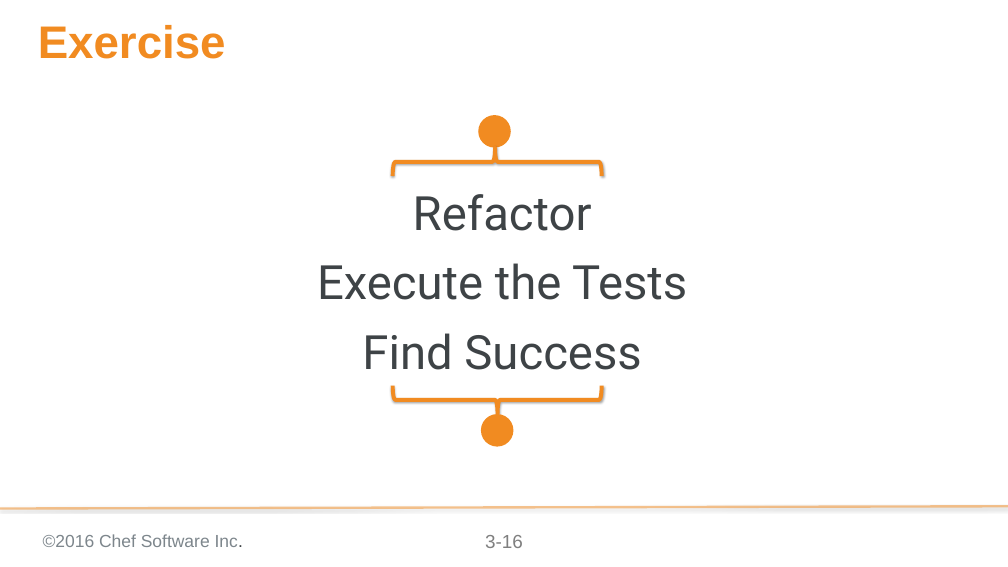
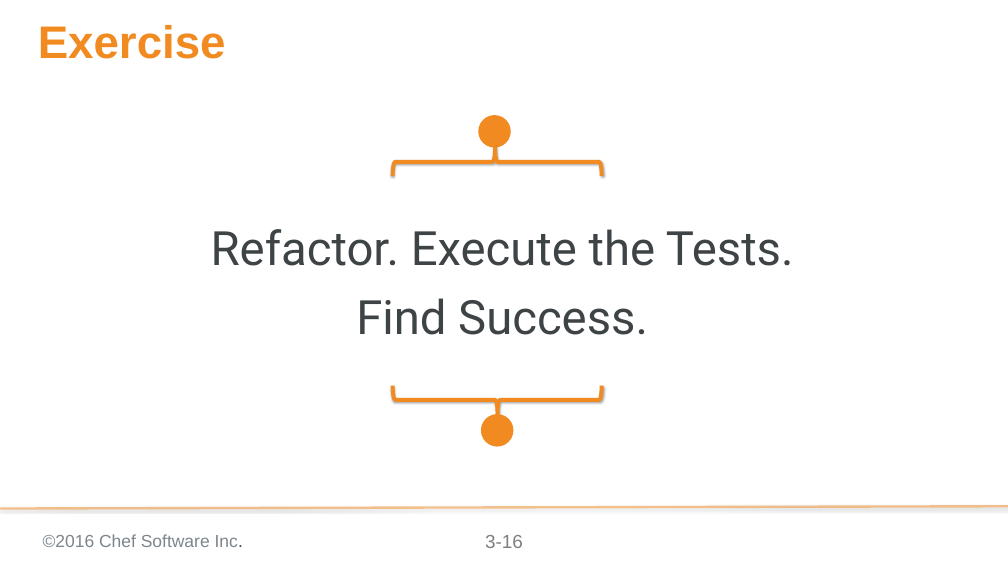
Before and after one commit to chef-training/elegant_tests, a slide deck: slide 16 of 03-let.pptx. Drawn at 1008x567 pixels with LibreOffice and Linux fonts; fonts in the diff are those of the drawing; background and template pictures are left out. Boxes give left, top, right and bottom in pixels: in the first picture for what was removed or moved away, otherwise in the second. Text is boxed around its words. In the diff, an @@ line names an element or a change of style, - is before the commit and + after.

```diff
--- a/03-let.pptx
+++ b/03-let.pptx
@@ text at [211, 229, 794, 335]: text changed @@
-Refactor
-Execute the Tests
-Find Success
+Refactor. Execute the Tests.
+Find Success.
```
Also in this commit, not shown: 1 other slide changed.
